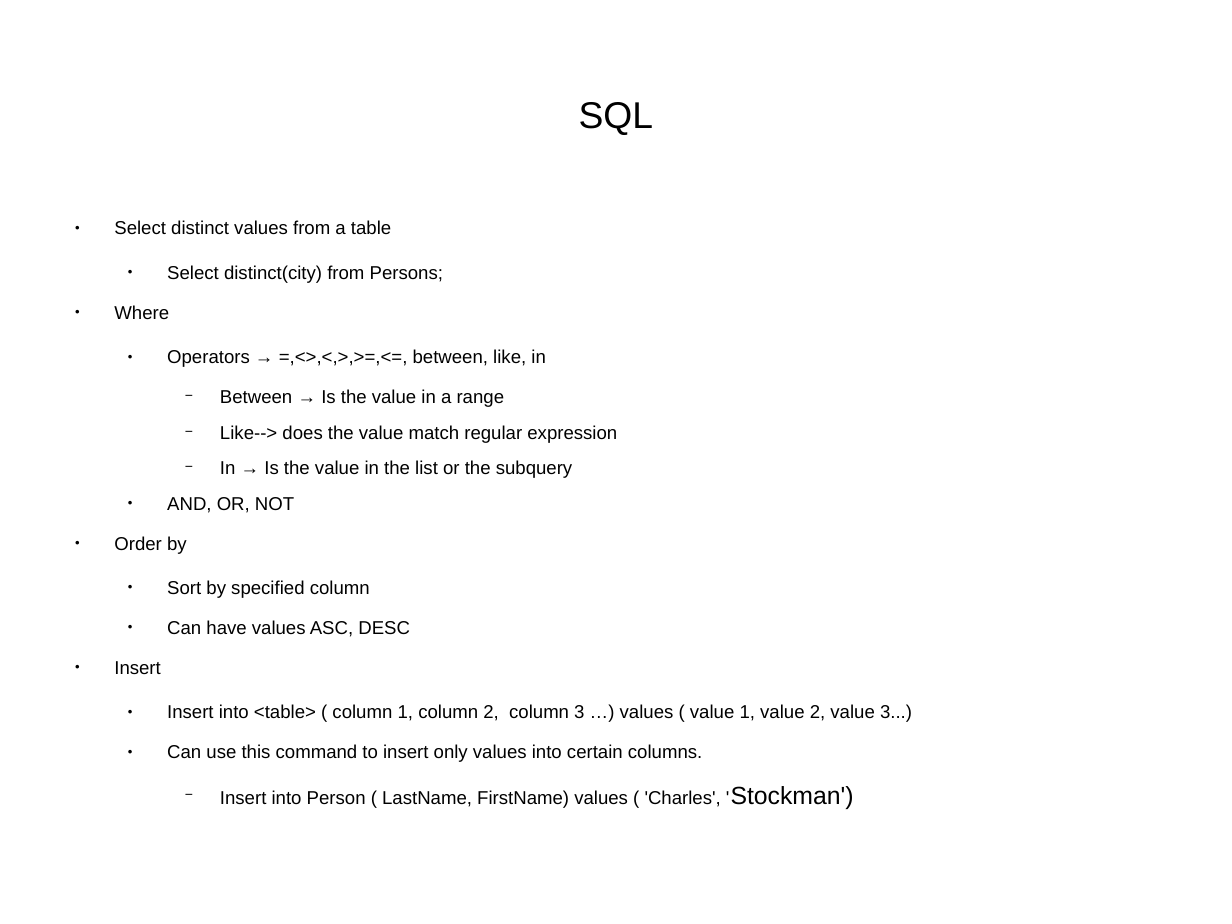
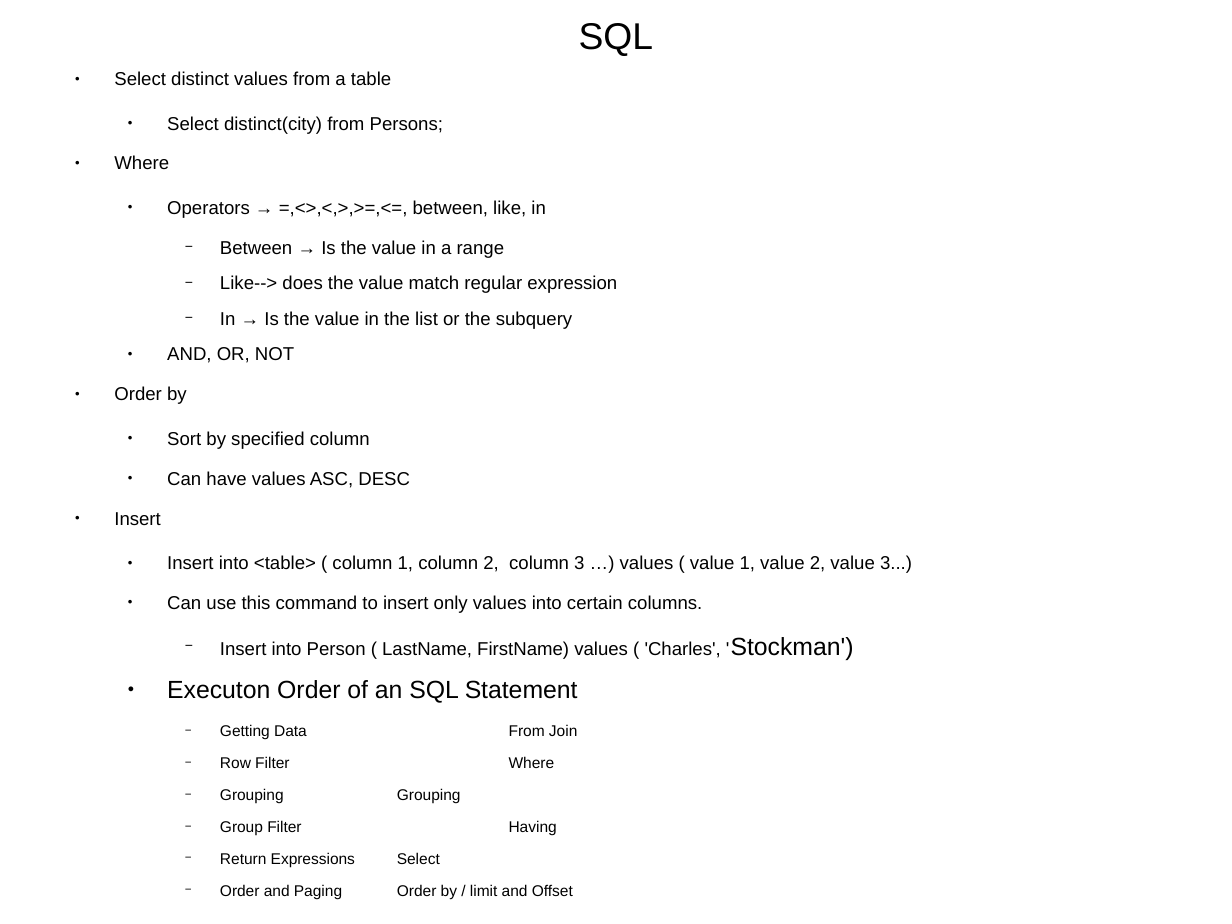
Before and after one commit to CharlesStockman/notesFromCourses, a slide deck: slide 2 of sql/sql.odp. Drawn at 1232x924 pixels with LibreOffice and Linux fonts; fonts in the diff are those of the drawing. Boxes give left, top, right and bottom in pixels: in the first picture for what was removed or moved away, otherwise in the second. Text is boxed around its words. In the diff, an @@ line names an element or a change of style, - is before the commit and + after.

```diff
--- a/sql/sql.odp
+++ b/sql/sql.odp
@@ title "SQL": place and size @@
-title "SQL" at (579, 102, 653, 135)
+title "SQL" at (579, 23, 653, 56)
@@ text "Select distinct values from a ...": place and size @@
-text "Select distinct values from a ..." at (114, 220, 912, 809)
+text "Select distinct values from a ..." at (114, 71, 912, 867)
@@ text at (167, 680, 578, 867): paragraphs added @@
+  ● Executon Order of an SQL Statement
+    − Getting Data From Join
+    − Row Filter Where
+    − Grouping Grouping
+    − Group Filter Having
+    − Return Expressions Select
+    − Order and Paging Order by / limit and Offset
```
Also in this commit, not shown: 7 other slides changed, 13 slides added, 5 slides removed, 19 other files.
